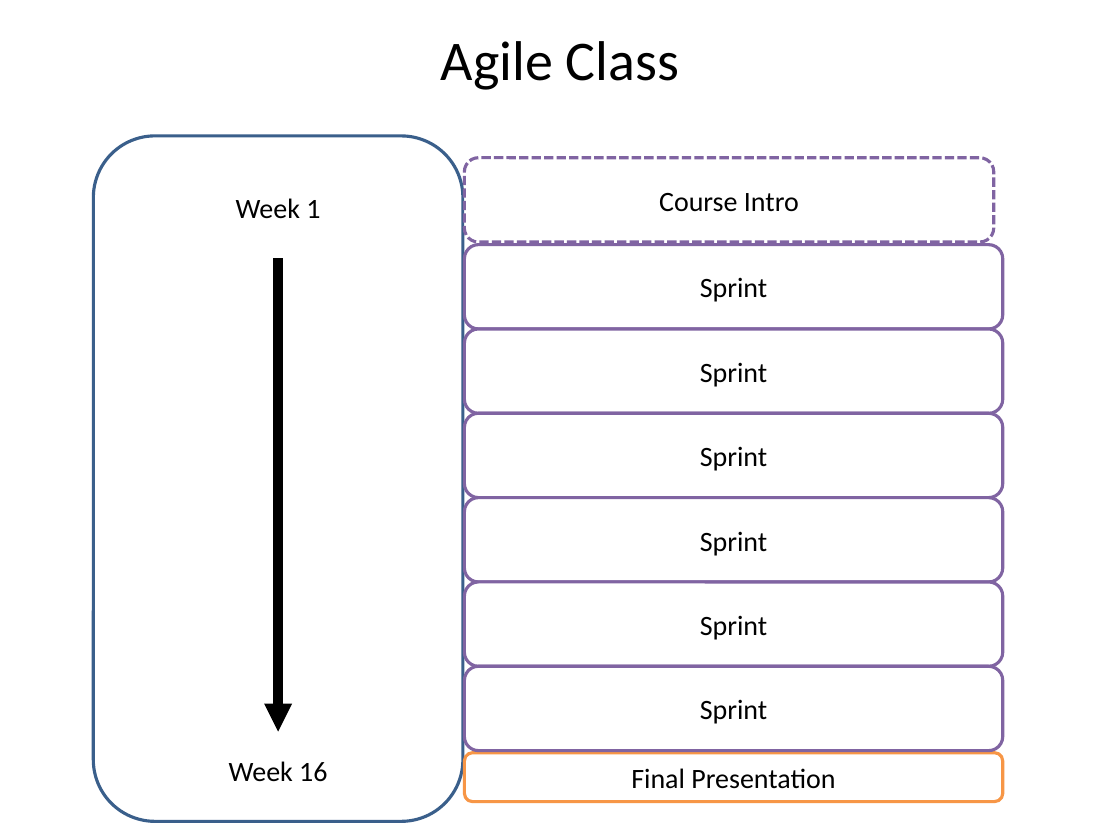
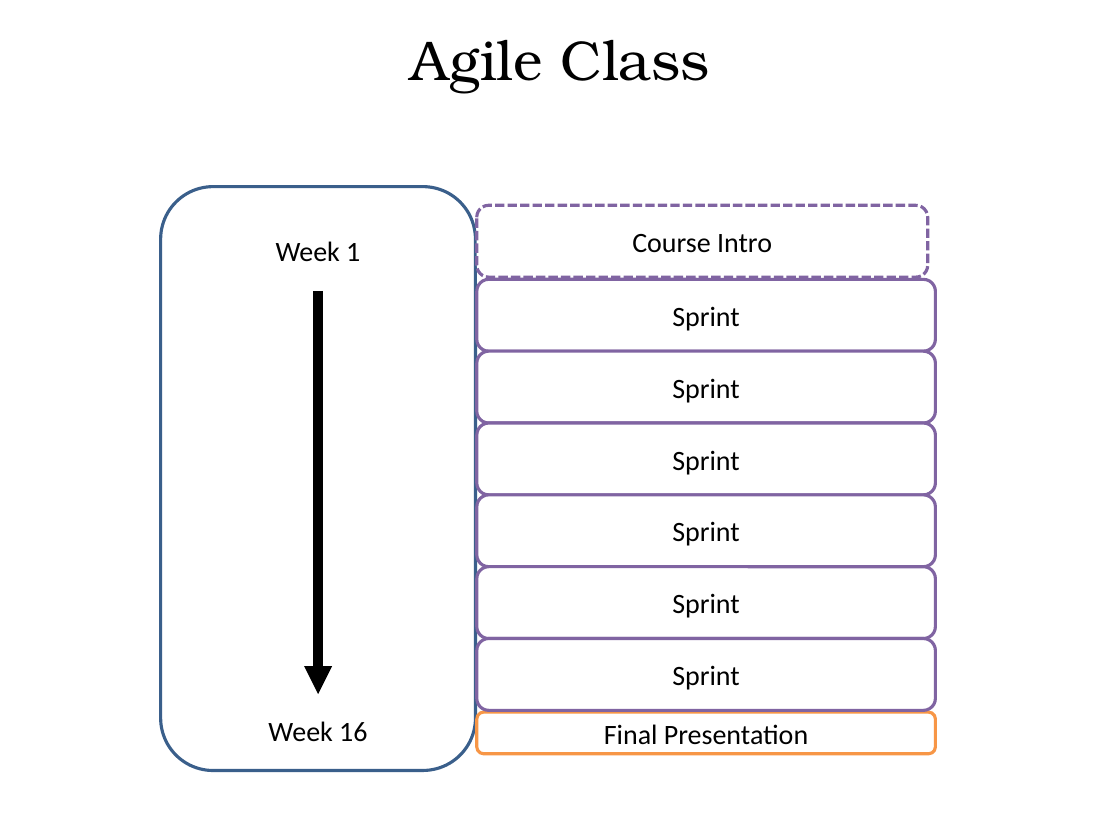
Before and after one commit to bricksphd/teaching, a slide deck: slide 3 of An Agile, Sprint-Based Course.pptx (slide 7 before the commit). Drawn at 1120x840 pixels with LibreOffice and Linux fonts; fonts in the diff are those of the drawing. Boxes give left, top, right and bottom in pixels: in the first picture for what was removed or moved away, otherwise in the second. Text is boxed around its words. In the diff, an @@ line names an element or a change of style, - is before the commit and + after.

```diff
--- a/An Agile, Sprint-Based Course.pptx
+++ b/An Agile, Sprint-Based Course.pptx
@@ text "Agile Class" at <box>410,40,710,93</box>: font Calibri to TeX Gyre Bonum @@
@@ rounded rectangle: place and size @@
-rounded rectangle at <box>93,136,463,821</box>
+rounded rectangle at <box>160,187,475,771</box>
@@ rounded rectangle "Course Intro": place and size @@
-rounded rectangle "Course Intro" at <box>465,158,995,242</box>
+rounded rectangle "Course Intro" at <box>477,205,928,277</box>
@@ text "Week 1": place and size @@
-text "Week 1" at <box>236,198,320,219</box>
+text "Week 1" at <box>276,241,360,262</box>
@@ arrow moved from (278, 259) - (278, 731) to (318, 291) - (318, 694) @@
@@ rounded rectangle "Sprint": place and size @@
-rounded rectangle "Sprint" at <box>465,244,1004,328</box>
+rounded rectangle "Sprint" at <box>477,279,935,351</box>
@@ rounded rectangle "Sprint": place and size @@
-rounded rectangle "Sprint" at <box>465,329,1004,413</box>
+rounded rectangle "Sprint" at <box>477,352,935,423</box>
@@ rounded rectangle "Sprint": place and size @@
-rounded rectangle "Sprint" at <box>465,413,1004,497</box>
+rounded rectangle "Sprint" at <box>477,423,935,495</box>
@@ rounded rectangle "Sprint": place and size @@
-rounded rectangle "Sprint" at <box>465,497,1004,581</box>
+rounded rectangle "Sprint" at <box>477,495,935,567</box>
@@ rounded rectangle "Sprint": place and size @@
-rounded rectangle "Sprint" at <box>465,582,1004,666</box>
+rounded rectangle "Sprint" at <box>477,567,935,638</box>
@@ rounded rectangle "Sprint": place and size @@
-rounded rectangle "Sprint" at <box>465,666,1004,750</box>
+rounded rectangle "Sprint" at <box>477,638,935,710</box>
@@ text "Week 16": place and size @@
-text "Week 16" at <box>229,761,327,782</box>
+text "Week 16" at <box>268,721,367,742</box>
@@ rounded rectangle "Final Presentation": place and size @@
-rounded rectangle "Final Presentation" at <box>465,753,1004,802</box>
+rounded rectangle "Final Presentation" at <box>477,712,935,754</box>
```
Also in this commit, not shown: 8 other slides changed, 4 slides removed.
